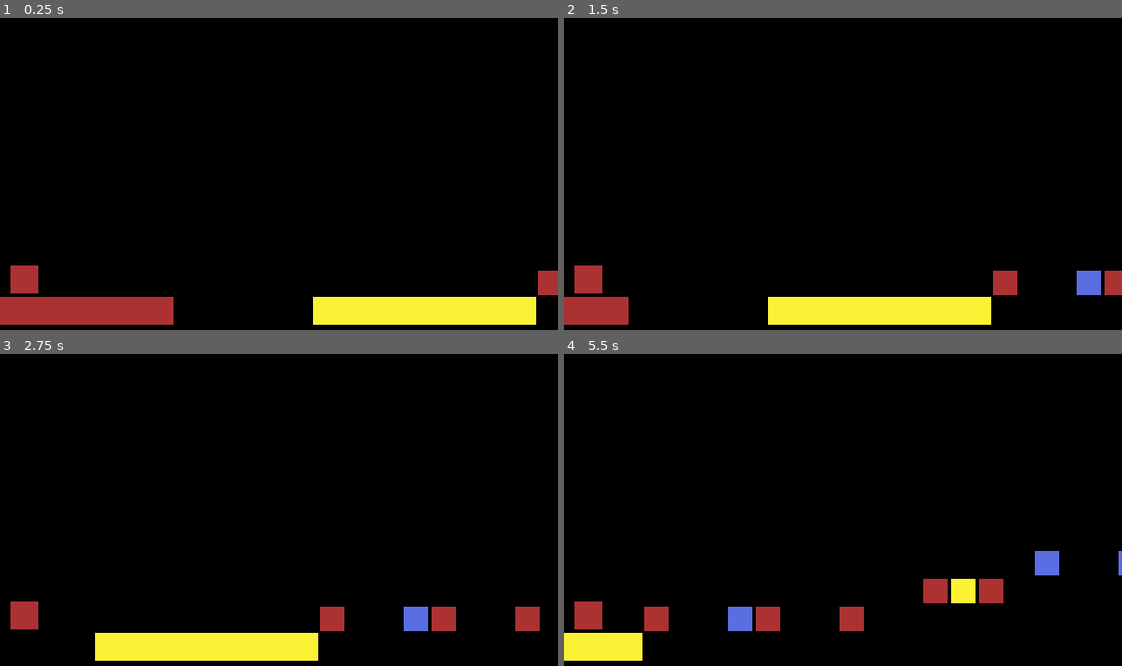
Above: before the commit, frames 1-4 (two rows, left to right).
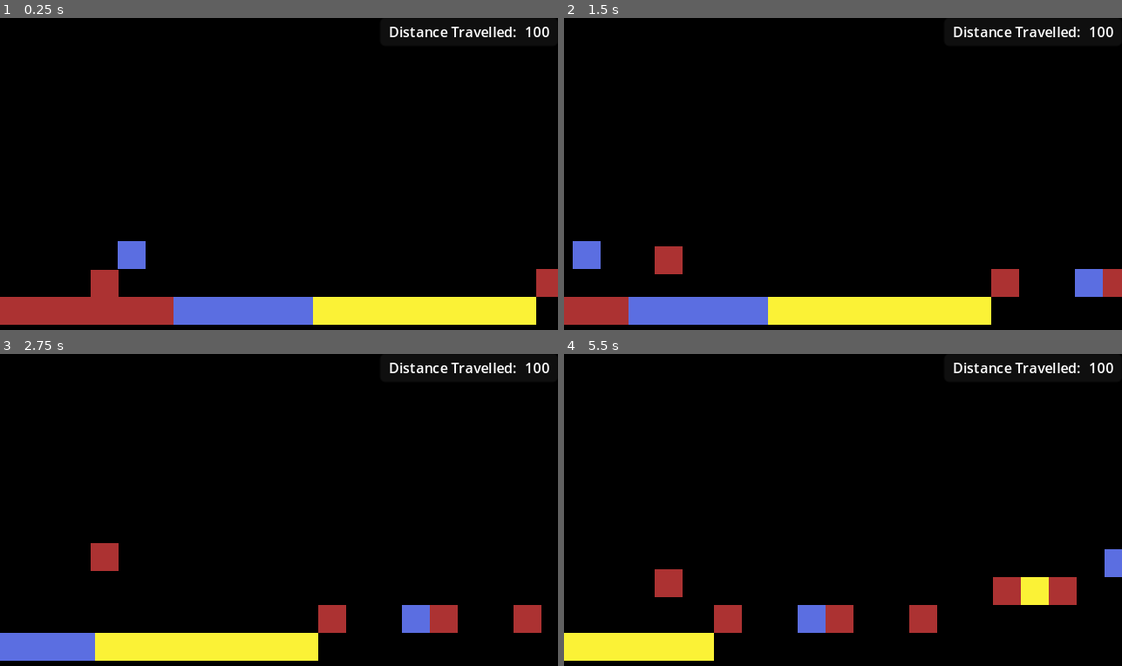
Above: after the commit, the same moments.

Repository: AtlasWongy/pain_dora_the_game
Game: Godot game, scene res://Scenes/main.tscn
Two runs of this game, one before a commit and one after it. Both use one fixed random seed, a clock stepped at 60 frames per second and the inputs below. The engine's default icon, where the game draws it, is replaced by a stand-in: a white triangle on a blue panel in a dark square.
Inputs:
- Up to frame 1 (0.25 s): no input
- Up to frame 2 (1.5 s): tap Enter (ui_accept) at 0.5, 0.77, 0.8, 1.07, 1.35 s; hold Left (change_color) 0.53-1.28 s; hold D (movement_right) from 0.53 s (still down)
- Up to frame 3 (2.75 s): tap Enter (ui_accept) at 1.52, 1.82, 2.3 s; tap Left (change_color) at 1.55 s; release D (movement_right) at 2.03 s; hold A (movement_left) from 2.03 s (still down); hold Left (change_color) from 2.03 s (still down)
- Up to frame 4 (5.5 s): release A (movement_left) at 2.78 s; release Left (change_color) at 2.78 s; hold D (movement_right) 2.78-4.28 s; tap Left (change_color) at 2.85, 4.35 s; tap Enter (ui_accept) at 3.02, 3.32, 4.52, 4.82, 5.3 s; hold Enter (ui_accept) 3.53-4.28 s; hold A (movement_left) 4.28-5.03 s; hold D (movement_right) from 5.03 s (still down); hold Left (change_color) from 5.03 s (still down)

The runs differ from the first frame. In frame 1, 4.1% of the frame differs, in the area x 1-100%, y 2-99%; in frame 2, 4.3%; in frame 3, 3.3%; in frame 4, 7.7%.

Commit message:
Commit progress

Diff:
--- a/paindora/Platforms/InitialPlatform/initial_platform.tscn
+++ b/paindora/Platforms/InitialPlatform/initial_platform.tscn
@@ -32,7 +32,7 @@
 sources/1 = SubResource("TileSetAtlasSource_in17b")
 
 [node name="InitialPlatform" type="TileMapLayer" node_paths=PackedStringArray("visibility_notifier")]
-tile_map_data = PackedByteArray("AAAAAAoAAQAFAAAAAAABAAoAAQA …(176 unchanged characters)… HAAAAAAATAAoAAQAHAAAAAAAGAAoAAQAFAAAAAAA=")
+tile_map_data = PackedByteArray("AAAAAAoAAQAFAAAAAAABAAoAAQA …(176 unchanged characters)… HAAAAAAATAAoAAQAHAAAAAAAGAAoAAQAFAAAAAAAHAAoAAQAGAAAAAAAIAAoAAQAGAAAAAAAJAAoAAQAGAAAAAAAKAAoAAQAGAAAAAAALAAoAAQAGAAAAAAAFAAgAAQAGAAAAAAA=")
 tile_set = SubResource("TileSet_8gt0d")
 script = ExtResource("2_hgnhd")
 visibility_notifier = NodePath("VisibleOnScreenNotifier2D")
--- a/paindora/Platforms/platform.tscn
+++ b/paindora/Platforms/platform.tscn
@@ -1,7 +1,8 @@
-[gd_scene load_steps=5 format=3 uid="uid://cekli5y6ki46h"]
+[gd_scene load_steps=7 format=3 uid="uid://cekli5y6ki46h"]
 
 [ext_resource type="Texture2D" uid="uid://cqqpmfjq1qmpi" path="res://Platforms/Platform TileSet.png" id="1_2yaaq"]
 [ext_resource type="Script" path="res://Platforms/platform.gd" id="1_tlqnu"]
+[ext_resource type="Texture2D" uid="uid://dy5p4qbegvrum" path="res://Platforms/TileSet.png" id="2_b1g6i"]
 
 [sub_resource type="TileSetAtlasSource" id="TileSetAtlasSource_pgwqp"]
 texture = ExtResource("1_2yaaq")
@@ -12,9 +13,23 @@
 3:0/0 = 0
 3:0/0/physics_layer_0/polygon_0/points = PackedVector2Array(-8, -8, 8, -8, 8, 8, -8, 8)
 
+[sub_resource type="TileSetAtlasSource" id="TileSetAtlasSource_4flbx"]
+texture = ExtResource("2_b1g6i")
+1:0/0 = 0
+2:0/0 = 0
+3:0/0 = 0
+4:0/0 = 0
+5:0/0 = 0
+5:0/0/physics_layer_0/polygon_0/points = PackedVector2Array(-8, -8, 8, -8, 8, 8, -8, 8)
+6:0/0 = 0
+6:0/0/physics_layer_0/polygon_0/points = PackedVector2Array(-8, -8, 8, -8, 8, 8, -8, 8)
+7:0/0 = 0
+7:0/0/physics_layer_0/polygon_0/points = PackedVector2Array(-8, -8, 8, -8, 8, 8, -8, 8)
+
 [sub_resource type="TileSet" id="TileSet_whwid"]
 physics_layer_0/collision_layer = 1
 sources/0 = SubResource("TileSetAtlasSource_pgwqp")
+sources/1 = SubResource("TileSetAtlasSource_4flbx")
 
 [node name="Platform" type="TileMapLayer" node_paths=PackedStringArray("visibility_notifier")]
 tile_set = SubResource("TileSet_whwid")
--- a/paindora/Platforms/platform_generator.gd
+++ b/paindora/Platforms/platform_generator.gd
@@ -5,9 +5,9 @@
 @export var tile: Tile
 
 var atlas_tile_coordinates: Dictionary = {
-	0: Vector2i(2, 0),
-	1: Vector2i(3, 0),
-	2: Vector2i(1, 0)
+	0: Vector2i(5, 0),
+	1: Vector2i(6, 0),
+	2: Vector2i(7, 0)
 }
 
 var color_weights: PackedFloat32Array = PackedFloat32Array([0.7, 0.15, 0.15])
@@ -18,8 +18,8 @@
 var tile_height: int = 9
 var tile_absent_counter: int = 0
 
-# func _ready() -> void:
-# 	generate_platform()
+func _ready() -> void:
+	generate_platform()
 
 func generate_platform() -> Platform:
 	for pos_x in range(0, 20):
@@ -30,7 +30,7 @@
 func build_tile(current_tile: Tile) -> void:
 	if !current_tile.is_skipped:
 		tile_absent_counter = 0
-		platform.set_cell(current_tile.tile_pos, 0, current_tile.tile_color, 0)
+		platform.set_cell(current_tile.tile_pos, 1, current_tile.tile_color, 0)
 
 func update_tile_properties(current_tile: Tile, x_coords: int) -> Tile:
 	if (tile_absent_counter == 2) and current_tile.is_skipped:
--- a/paindora/Platforms/platform_generator.tscn
+++ b/paindora/Platforms/platform_generator.tscn
@@ -9,7 +9,7 @@
 height_changed = false
 is_skipped = false
 tile_pos = Vector2i(0, 9)
-tile_color = Vector2i(2, 0)
+tile_color = Vector2i(5, 0)
 
 [node name="PlatformGenerator" type="Node2D" node_paths=PackedStringArray("platform")]
 script = ExtResource("1_ohcre")
--- a/paindora/Player/player.tscn
+++ b/paindora/Player/player.tscn
@@ -1,5 +1,6 @@
-[gd_scene load_steps=5 format=3 uid="uid://dq3uthakjtpoo"]
+[gd_scene load_steps=6 format=3 uid="uid://dq3uthakjtpoo"]
 
+[ext_resource type="Script" path="res://Player/player_test.gd" id="1_5vmp2"]
 [ext_resource type="Shader" path="res://Player/player.gdshader" id="1_sp47p"]
 [ext_resource type="Texture2D" uid="uid://dcjdxeiqhg14c" path="res://icon.svg" id="1_u3fjw"]
 
@@ -12,6 +13,8 @@
 
 [node name="Player" type="CharacterBody2D"]
 scale = Vector2(0.125, 0.125)
+script = ExtResource("1_5vmp2")
+jump_height = 24.0
 
 [node name="PlayerSprite" type="Sprite2D" parent="."]
 material = SubResource("ShaderMaterial_7o2dx")
@@ -28,7 +31,7 @@
 
 [node name="LedgeGrabber" type="RayCast2D" parent="."]
 modulate = Color(0, 0.501961, 0, 1)
-target_position = Vector2(80, 0)
+target_position = Vector2(128, 0)
 
 [node name="PlayerTimer" type="Timer" parent="."]
 process_callback = 0
--- a/paindora/Player/player_test.gd
+++ b/paindora/Player/player_test.gd
@@ -20,9 +20,12 @@
 	"Right": [Vector2i(7, 0), Vector4(0.984, 0.949, 0.212, 1.0)]
 }
 
+var can_coyote: bool = false
+var can_grab: bool = true
 var is_jumping: bool = false
-var can_coyote: bool = false
-var is_on_floor_last_frame: bool
+var is_on_floor_last_frame: bool = false
+var is_ledge_grabbed: bool = false
+var jump_timer: float
 var color_state: Vector2i
 
 func _ready() -> void:
@@ -35,18 +38,23 @@
 func _input(event: InputEvent) -> void:
 
 	if event.is_action_pressed("ui_accept"):
-		if is_on_floor() or can_coyote:
-			velocity.y = - (2 * jump_height) / apex_duration
-			jump_gravity = - (velocity.y / apex_duration)
-			is_jumping = true
+		jump_timer = 0.1
 
 	if event.is_action_released("ui_accept"):
-		pass
+		jump_gravity *= 2
 
 	if event.is_action_pressed("change_color"):
 		change_color(event)
 
 func _physics_process(delta: float) -> void:
+
+	if jump_timer > 0.0 and (is_on_floor() or can_coyote):
+		velocity.y = - (2 * jump_height) / apex_duration
+		print("The velocty - y: ", velocity.y)
+		jump_gravity = - (velocity.y / apex_duration)
+
+		is_jumping = true
+	print("The jump gravity is: ", jump_gravity)
 	if not is_on_floor():
 		velocity.y += jump_gravity * delta
 	else:
@@ -61,7 +69,11 @@
 		coyote_timer.start()
 		can_coyote = true
 
+	if ledge_grabber.is_colliding() and !is_on_floor():
+		velocity.y -= jump_height / 2.0
+
 	is_on_floor_last_frame = is_on_floor()
+	jump_timer -= delta
 
 func check_tile_color(tile_map: TileMapLayer, rid: RID) -> void:
 	var tile_color: Vector2i = tile_map.get_cell_atlas_coords(tile_map.get_coords_for_body_rid(rid))
@@ -71,9 +83,9 @@
 		await timer.timeout
 
 		if color_state != tile_color:
-			print("Can send death signal")
+			SignalBus.player_died.emit()
 
-func change_color(event: InputEvent):
+func change_color(event: InputEvent) -> void:
 	var color_select: String = OS.get_keycode_string(event.physical_keycode)
 	color_state = color_map[color_select][0]
 	player_sprite.material.set_shader_parameter("color", color_map[color_select][1])
@@ -81,5 +93,5 @@
 func _on_coyote_timer_timeout() -> void:
 	can_coyote = false
 
-func _on_player_screen_exited():
+func _on_player_screen_exited() -> void:
 	SignalBus.player_died.emit()
--- a/paindora/Scenes/Test/test.tscn
+++ b/paindora/Scenes/Test/test.tscn
@@ -1,8 +1,7 @@
-[gd_scene load_steps=6 format=3 uid="uid://brrfsm03waws6"]
+[gd_scene load_steps=5 format=3 uid="uid://brrfsm03waws6"]
 
 [ext_resource type="Texture2D" uid="uid://cp78hoagufrvx" path="res://Platforms/Background/Background.png" id="1_2i74i"]
 [ext_resource type="PackedScene" uid="uid://ba8rtt8q8fos2" path="res://Platforms/InitialPlatform/initial_platform.tscn" id="1_r4j3f"]
-[ext_resource type="Script" path="res://Player/player_test.gd" id="1_x1856"]
 [ext_resource type="PackedScene" uid="uid://dq3uthakjtpoo" path="res://Player/player.tscn" id="2_nbh2m"]
 [ext_resource type="Script" path="res://Scenes/Test/player_test_controller.gd" id="3_1d75v"]
 
@@ -19,4 +18,3 @@
 
 [node name="Player" parent="PlayerTestController" instance=ExtResource("2_nbh2m")]
 position = Vector2(48, 141)
-script = ExtResource("1_x1856")
--- a/paindora/Scenes/main.tscn
+++ b/paindora/Scenes/main.tscn
@@ -6,6 +6,7 @@
 [ext_resource type="Script" path="res://Platforms/DeathZone/death_zone.gd" id="5_3625i"]
 [ext_resource type="PackedScene" uid="uid://ba8rtt8q8fos2" path="res://Platforms/InitialPlatform/initial_platform.tscn" id="5_cnex3"]
 [ext_resource type="PackedScene" uid="uid://dq3uthakjtpoo" path="res://Player/player.tscn" id="5_g7j1m"]
+[ext_resource type="PackedScene" uid="uid://dggk7gkgqb1n4" path="res://UI/main_game_ui.tscn" id="7_umrqe"]
 
 [sub_resource type="RectangleShape2D" id="RectangleShape2D_ar5o6"]
 size = Vector2(320, 10)
@@ -23,7 +24,9 @@
 [node name="InitialPlatform" parent="PlatformHandler" instance=ExtResource("5_cnex3")]
 
 [node name="Player" parent="." instance=ExtResource("5_g7j1m")]
-position = Vector2(14, 150)
+position = Vector2(60, 147)
+jump_gravity = 300.0
+jump_height = 36.0
 
 [node name="DeathZone" type="Area2D" parent="."]
 position = Vector2(160, 215)
@@ -31,3 +34,5 @@
 
 [node name="CollisionShape2D" type="CollisionShape2D" parent="DeathZone"]
 shape = SubResource("RectangleShape2D_ar5o6")
+
+[node name="MainGameUI" parent="." instance=ExtResource("7_umrqe")]
--- /dev/null
+++ b/paindora/UI/main_game_ui.tscn
@@ -0,0 +1,33 @@
+[gd_scene format=3 uid="uid://dggk7gkgqb1n4"]
+
+[node name="MainGameUI" type="CanvasLayer"]
+
+[node name="PanelContainer" type="PanelContainer" parent="."]
+anchors_preset = 1
+anchor_left = 1.0
+anchor_right = 1.0
+offset_left = -102.0
+offset_bottom = 16.0
+grow_horizontal = 0
+
+[node name="MarginContainer" type="MarginContainer" parent="PanelContainer"]
+layout_mode = 2
+theme_override_constants/margin_left = 5
+theme_override_constants/margin_top = 2
+theme_override_constants/margin_right = 5
+theme_override_constants/margin_bottom = 2
+
+[node name="GridContainer" type="GridContainer" parent="PanelContainer/MarginContainer"]
+layout_mode = 2
+theme_override_constants/h_separation = 2
+columns = 2
+
+[node name="DistanceLabel" type="Label" parent="PanelContainer/MarginContainer/GridContainer"]
+layout_mode = 2
+theme_override_font_sizes/font_size = 8
+text = "Distance Travelled: "
+
+[node name="DistanceScore" type="Label" parent="PanelContainer/MarginContainer/GridContainer"]
+layout_mode = 2
+theme_override_font_sizes/font_size = 8
+text = "100"
Not shown: 1 places in paindora/Scenes/main.tscn that only renumber resources
